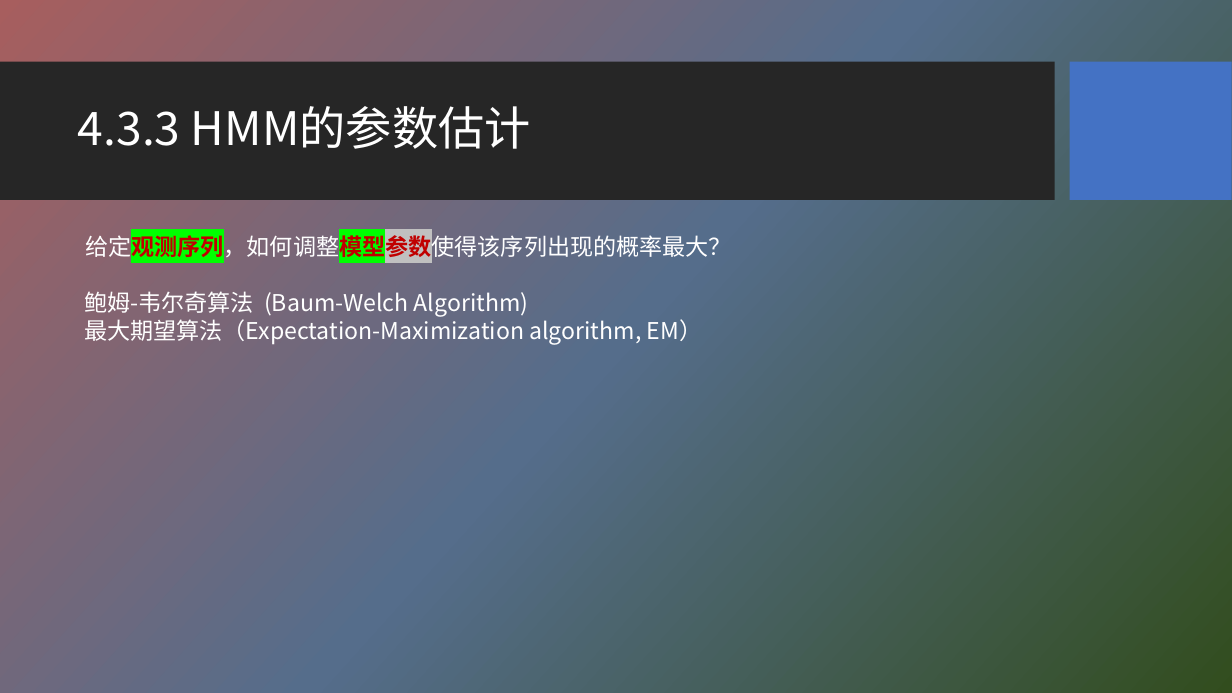
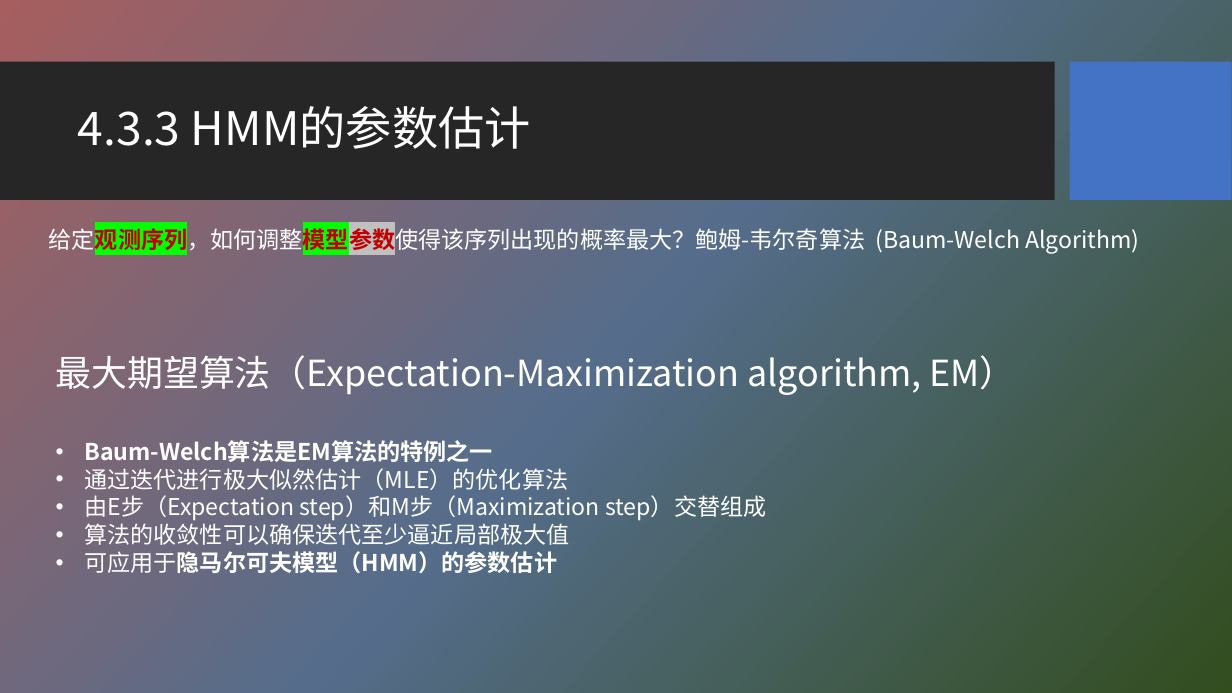
Before and after one commit to HBU/NLP_PPT, a slide deck: slide 24 of PPT-2020/ch04 隐马尔科夫模型.pptx. Drawn at 1232x693 pixels with LibreOffice and Linux fonts; fonts in the diff are those of the drawing; background and template pictures are left out. Boxes give left, top, right and bottom in pixels: in the first picture for what was removed or moved away, otherwise in the second. Text is boxed around its words. In the diff, an @@ line names an element or a change of style, - is before the commit and + after.

Commit message:
ppt

```diff
--- a/PPT-2020/ch04 隐马尔科夫模型.pptx
+++ b/PPT-2020/ch04 隐马尔科夫模型.pptx
@@ text at (49,225,1139,254): text changed @@
-给定观测序列，如何调整模型参数使得该序列出现的概率最大？
+给定观测序列，如何调整模型参数使得该序列出现的概率最大？鲍姆-韦尔奇算法 (Baum-Welch Algorithm)
@@ text removed at (84,291,702,344) @@
-  鲍姆-韦尔奇算法 (Baum-Welch Algorithm)
-  最大期望算法（Expectation-Maximization algorithm, EM）
@@ text added at (56,355,1016,573), 18 pt, text #FFFFFF @@
+最大期望算法（Expectation-Maximization algorithm, EM）
+• Baum-Welch算法是EM算法的特例之一
+• 通过迭代进行极大似然估计（MLE）的优化算法
+• 由E步（Expectation step）和M步（Maximization step）交替组成
+• 算法的收敛性可以确保迭代至少逼近局部极大值
+• 可应用于隐马尔可夫模型（HMM）的参数估计
```
Also in this commit, not shown: 16 slides added, 1 other file.
